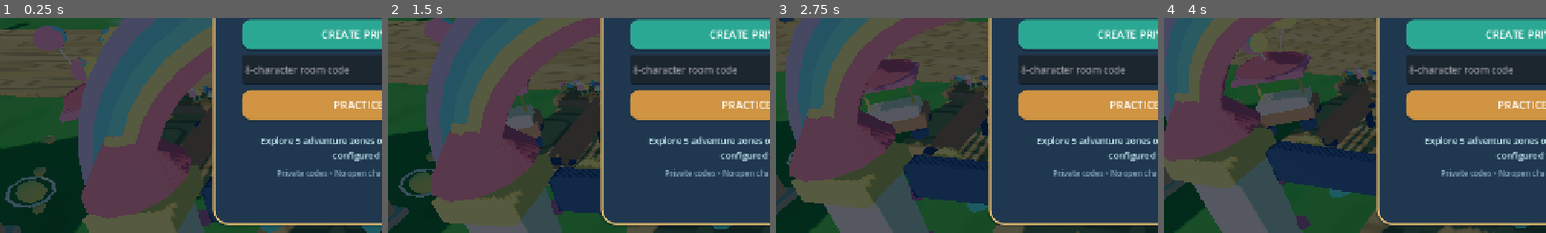
Above: before the commit, frames 1-4 (left to right).
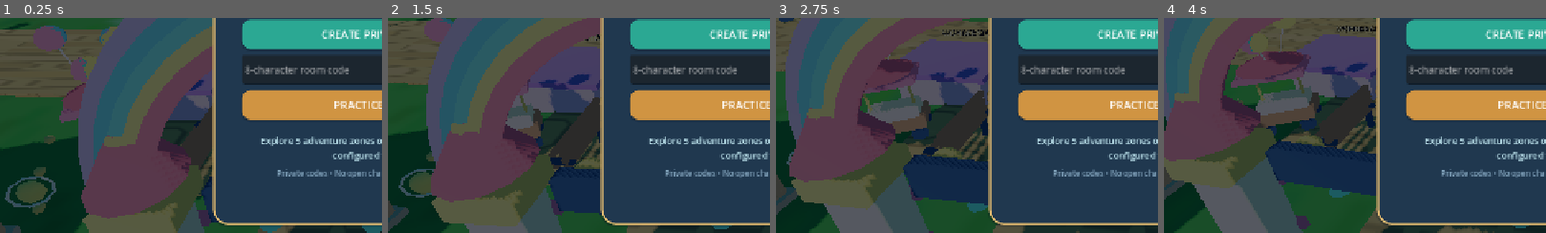
Above: after the commit, the same moments.

Repository: ark-1986/wonderworld-3d
Game: Godot game, scene res://scenes/main.tscn
Same seed, same stepped clock (60 frames per second), same inputs: the game is played once before the commit and once after it.
Inputs (mouse positions are % of the whole screen's width and height, from its top left):
- Up to frame 1 (0.25 s): no input
- Up to frame 2 (1.5 s): move the mouse to (72, 45) at 0.52 s; hold D (move_right) 0.53-1.25 s; click (72, 45) at 0.67 s; tap Space (jump) at 0.77 s; drag from (30, 55) to (45, 70) at 1.27 s
- Up to frame 3 (2.75 s): move the mouse to (60, 28) at 2.02 s; hold D (move_right) from 2.03 s (still down)
- Up to frame 4 (4 s): release D (move_right) at 2.75 s; drag from (45, 70) to (20, 35) at 2.77 s; move the mouse to (80, 65) at 3.52 s; hold A (move_left) from 3.53 s (still down); tap Space (jump) at 3.77 s
The pictures show only the part of the screen within x 0-50%, y 43-93%; the shares and areas given below are measured in that part.

The runs differ from the first frame. In frame 1, 1.4% of the frame differs, in the area x 44-56%, y 24-48%; in frame 2, 4.8%; in frame 3, 5.6%, in the area x 32-56%, y 5-41%; in frame 4, 5.1%.

Commit message:
Add accessible Wonder Store kiosk, damped pendulum swings, and moving foam-tag targets

Diff:
--- a/godot/scripts/world_activities.gd
+++ b/godot/scripts/world_activities.gd
@@ -33,6 +33,7 @@
 	_build_swing(Vector3(-41, 0, 15), Color("f2a965"))
 	_build_swing(Vector3(-33, 0, 13), Color("69cfc3"))
 	_build_arena()
+	_build_shopfront()
 
 func _material(color: Color) -> StandardMaterial3D:
 	var key: String = color.to_html()
@@ -160,7 +161,19 @@
 		_post(pivot, Vector3(side, -1.30, 0), 2.6, Color("f1e4bf"), 0.035)
 	_box(pivot, Vector3(0, -2.66, 0), Vector3(1.85, 0.20, 0.88), color)
 	_sign(root, "SWING • RIDE", Vector3(0, 5.5, 0), Color("fff7c2"))
-	swings.append({"root":root, "pivot":pivot, "where":where})
+	swings.append({"root":root, "pivot":pivot, "where":where, "angle":0.18, "speed":0.0})
+
+func _build_shopfront() -> void:
+	var stand := Node3D.new()
+	stand.name = "WonderStoreKiosk"
+	stand.position = Vector3(-9, 0, 3.8)
+	add_child(stand)
+	_box(stand, Vector3(0, 0.75, 0), Vector3(4.0, 1.50, 2.7), Color("d3a6de"))
+	_box(stand, Vector3(0, 1.58, 0), Vector3(4.7, 0.25, 3.2), Color("945cc3"))
+	_box(stand, Vector3(0, 1.12, -1.43), Vector3(3.4, 0.44, 0.48), Color("f6d094"))
+	_sign(stand, "WONDER STORE", Vector3(0, 2.15, -1.68), Color("fff1b0"))
+	for i in 5:
+		_ball(stand, Vector3(-1.4 + float(i) * 0.7, 1.48, -1.54), 0.22, [Color("f28cb0"), Color("7ecfe2"), Color("b9a1e9"), Color("f4cc6e"), Color("92d7a6")][i])
 
 func _build_arena() -> void:
 	var root := Node3D.new()
@@ -200,6 +213,8 @@
 func prompt_at(pos: Vector3) -> String:
 	if is_riding():
 		return "EXIT RIDE"
+	if Vector2(pos.x, pos.z).distance_to(Vector2(-9, 3.8)) < 4.6:
+		return "OPEN STORE"
 	for h in houses:
 		var here: Vector3 = Vector3(float(h["x"]), 0, HOUSE_Z - 3.7)
 		if Vector2(pos.x, pos.z).distance_to(Vector2(here.x, here.z)) < 3.4:
@@ -221,6 +236,8 @@
 		rider = null
 		player.velocity = Vector3.ZERO
 		return "Ride stopped."
+	if Vector2(player.global_position.x, player.global_position.z).distance_to(Vector2(-9, 3.8)) < 4.6:
+		return "OPEN STORE"
 	for i in houses.size():
 		var h: Dictionary = houses[i]
 		var here: Vector3 = Vector3(float(h["x"]), 0, HOUSE_Z - 3.7)
@@ -240,6 +257,9 @@
 			ride_kind = "swing"
 			ride_time = 0.0
 			active_swing = i
+			var swing_data: Dictionary = swings[i]
+			swing_data["speed"] = 1.4
+			swings[i] = swing_data
 			player.velocity = Vector3.ZERO
 			return "Swing ride started! Tap EXIT RIDE to stop."
 	if Vector2(player.global_position.x, player.global_position.z).distance_to(Vector2(-35, -34)) < 14.0:
@@ -306,12 +326,22 @@
 		else:
 			roof.visible = true
 	for i in swings.size():
-		var pivot: Node3D = swings[i]["pivot"]
-		var strength: float = 0.51 if ride_kind == "swing" and active_swing == i else 0.16
-		pivot.rotation.x = sin(animation_time * 2.10 + float(i) * 1.5) * strength
+		var swing_data: Dictionary = swings[i]
+		var pivot: Node3D = swing_data["pivot"]
+		var angle: float = float(swing_data["angle"])
+		var angular_speed: float = float(swing_data["speed"])
+		var dt: float = minf(delta, 0.05)
+		# Damped gravity-driven pendulum instead of rigid sine-wave motion.
+		angular_speed += (-9.81 / 2.66 * sin(angle) - 0.16 * angular_speed) * dt
+		angle += angular_speed * dt
+		pivot.rotation.x = angle
+		swing_data["angle"] = angle
+		swing_data["speed"] = angular_speed
+		swings[i] = swing_data
 	for i in targets.size():
 		if is_instance_valid(targets[i]):
 			targets[i].position.y = 0.15 * sin(animation_time * 2.3 + float(i))
+			targets[i].position.x = ARENA_CENTER.x - 4.8 + float(i) * 3.2 + 0.65 * sin(animation_time * 1.5 + float(i))
 	if rider != null and ride_kind == "slide":
 		ride_time += delta
 		var t: float = clampf(ride_time / 3.6, 0.0, 1.0)
